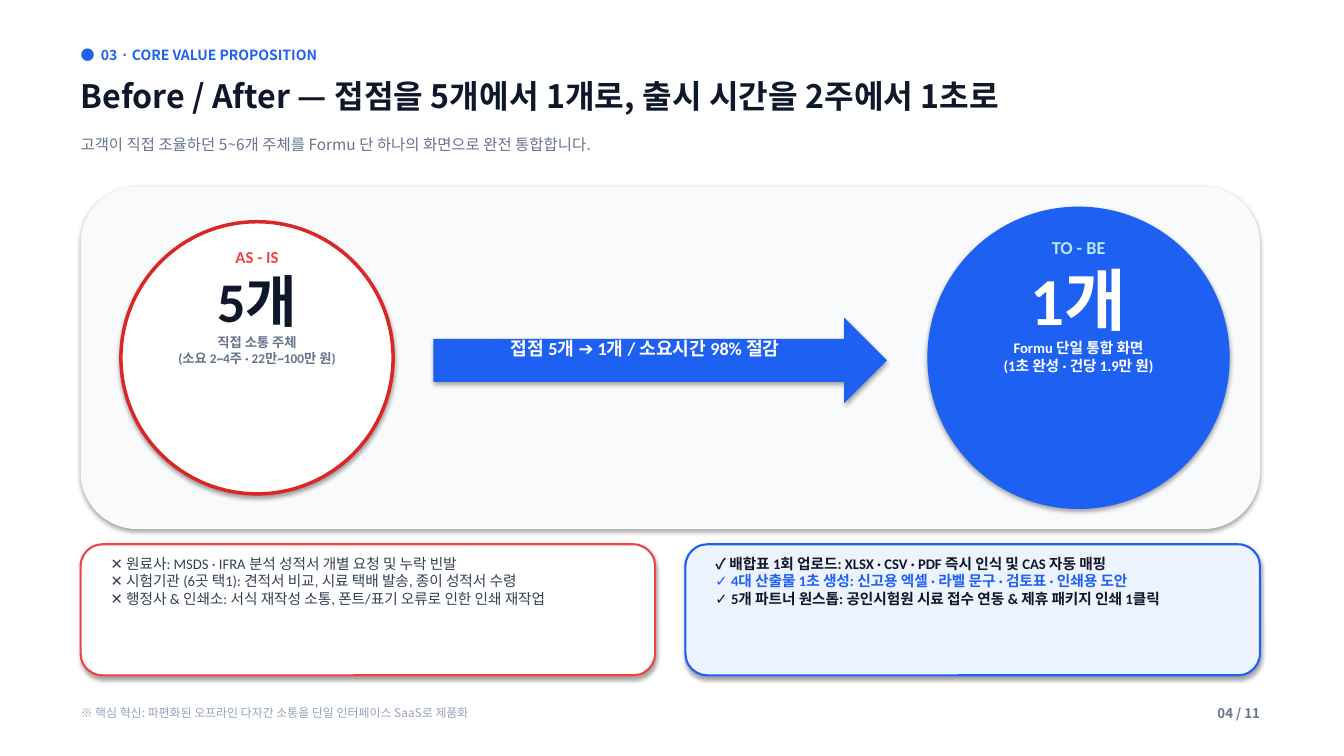
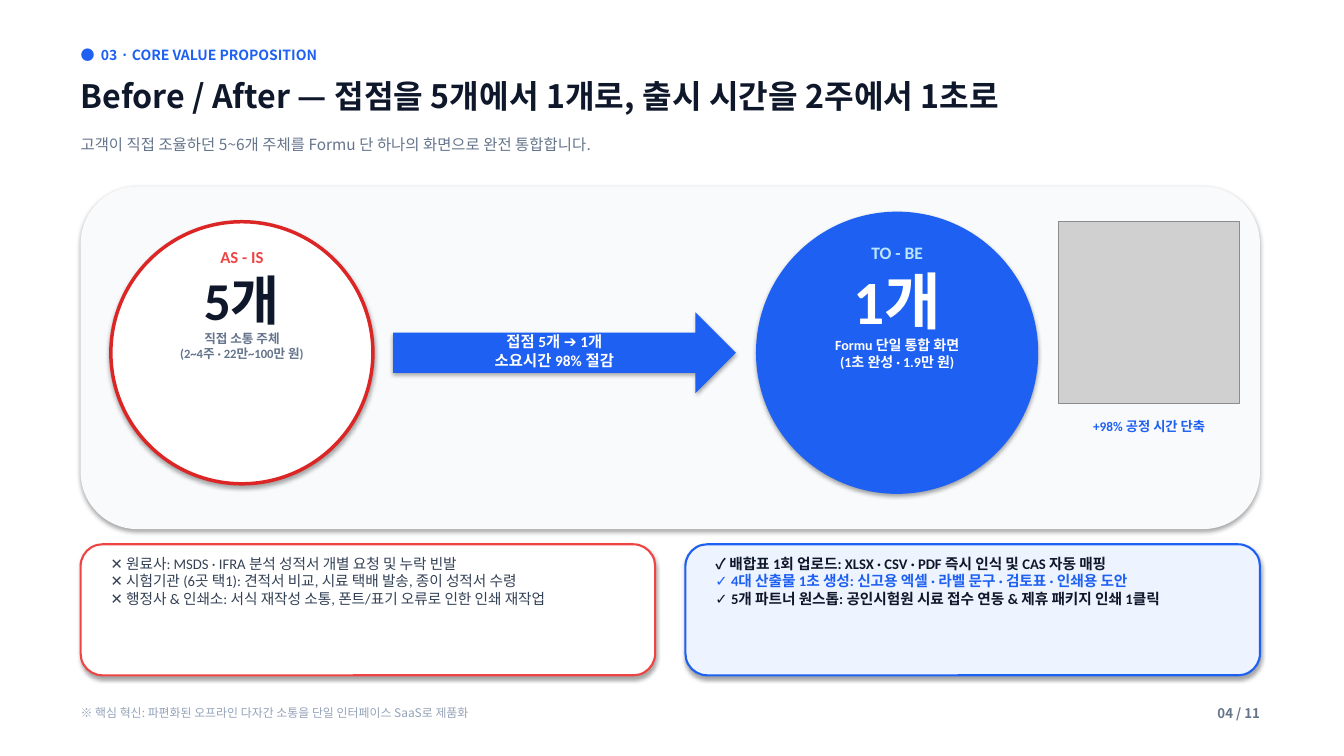
Before and after one commit to lita-lilith16/formu-landing, a slide deck: slide 4 of public/formu_pitch_deck.pptx. Drawn at 1344x756 pixels with LibreOffice and Linux fonts; fonts in the diff are those of the drawing; grey boxes stand for pictures. Boxes give left, top, right and bottom in pixels: in the first picture for what was removed or moved away, otherwise in the second. Text is boxed around its words. In the diff, an @@ line names an element or a change of style, - is before the commit and + after.

```diff
--- a/public/formu_pitch_deck.pptx
+++ b/public/formu_pitch_deck.pptx
@@ ellipse: place and size @@
-ellipse at (121, 222, 393, 494)
+ellipse at (111, 222, 373, 484)
@@ text "TO - BE": place and size @@
-text "TO - BE" at (1004, 242, 1153, 373)
+text "TO - BE" at (835, 247, 959, 369)
@@ ellipse: place and size @@
-ellipse at (928, 207, 1230, 509)
+ellipse at (756, 212, 1038, 494)
@@ picture added at (1059, 222, 1240, 403) @@
@@ text at (853, 247, 941, 339): size 13 to 12.5 pt in "TO - BE"; size 48 to 44 pt in "1개" @@
@@ text at (204, 276, 280, 333): size 40 to 38 pt in "5개" @@
@@ right arrow: place and size @@
-right arrow at (434, 318, 887, 403)
+right arrow at (393, 313, 736, 393)
@@ text at (180, 332, 303, 360): text changed; size 9.5 to 9 pt @@
-직접 소통 주체
-(소요 2~4주 · 22만~100만 원)
+직접 소통 주체
+(2~4주 · 22만~100만 원)
@@ text at (495, 332, 614, 368): text changed; size 13 to 11 pt @@
-접점 5개 ➔ 1개 / 소요시간 98% 절감
+접점 5개 ➔ 1개
+소요시간 98% 절감
@@ text at (835, 338, 959, 369): text changed; size 10.5 to 10 pt @@
-Formu 단일 통합 화면
-(1초 완성 · 건당 1.9만 원)
+Formu 단일 통합 화면
+(1초 완성 · 1.9만 원)
@@ text added at (1093, 420, 1205, 433), 9.5 pt, text #1E60F2, bold @@
++98% 공정 시간 단축
```
Also in this commit, not shown: 4 other slides changed, 9 other files.
